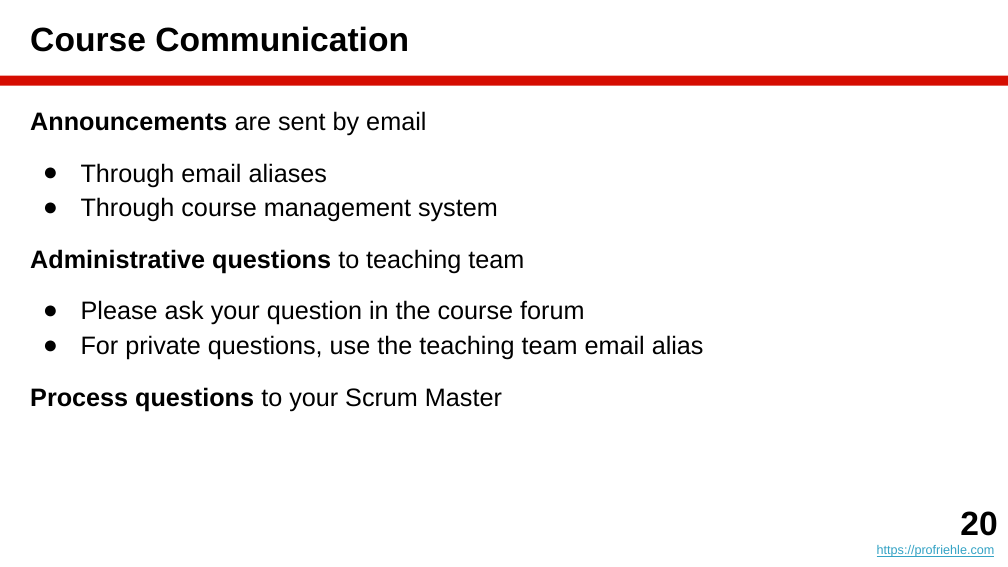
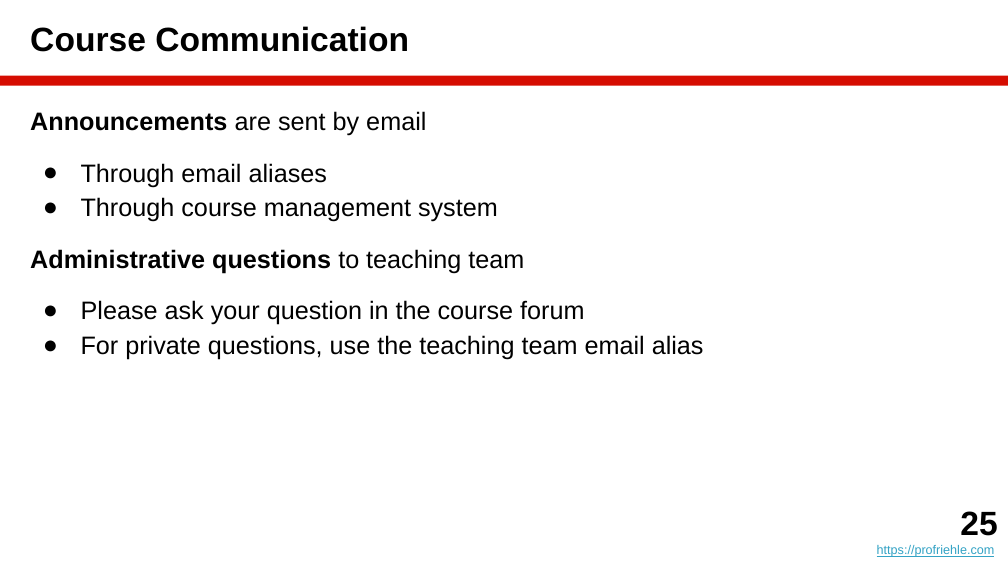
Before and after one commit to dirkriehle/amos-course, a slide deck: slide 25 of Lecture slides/AMOS A01 - Introduction.pptx (slide 20 before the commit). Drawn at 1008x567 pixels with LibreOffice and Linux fonts; fonts in the diff are those of the drawing. Boxes give left, top, right and bottom in pixels: in the first picture for what was removed or moved away, otherwise in the second. Text is boxed around its words. In the diff, an @@ line names an element or a change of style, - is before the commit and + after.

```diff
--- a/Lecture slides/AMOS A01 - Introduction.pptx
+++ b/Lecture slides/AMOS A01 - Introduction.pptx
@@ text at <box>30,387,502,411</box>: paragraph removed @@
-Process questions to your Scrum Master
@@ text at <box>960,511,997,536</box>: text changed @@
-20
+25
```
Also in this commit, not shown: 3 other slides changed, 5 slides added, 18 other files.
